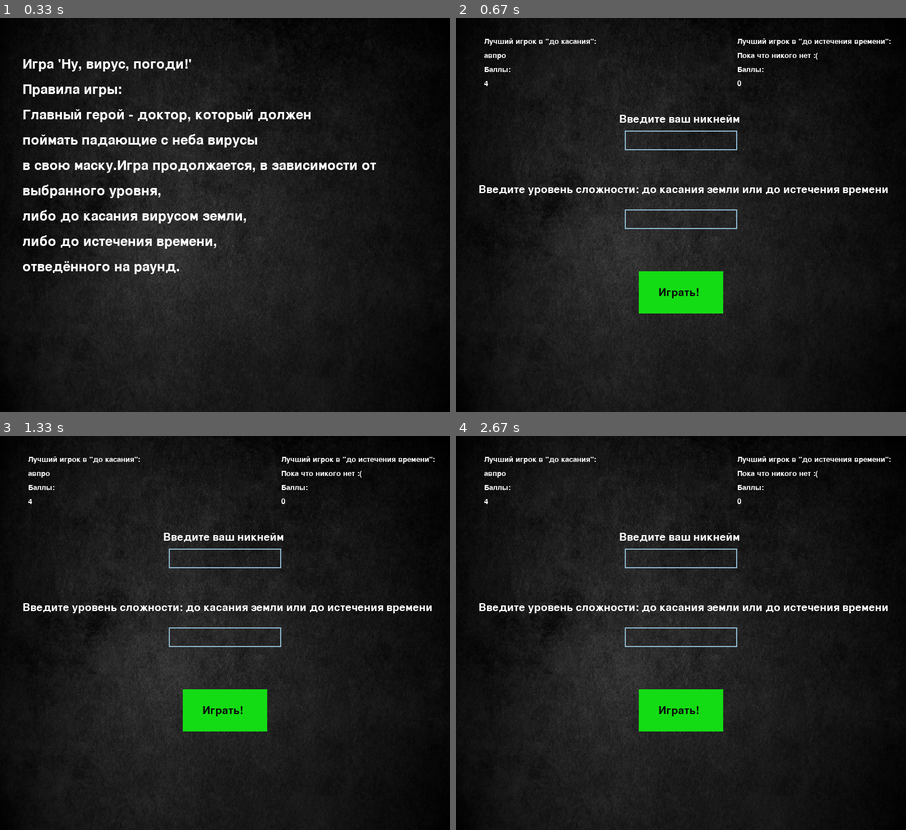
Above: before the commit, frames 1-4 (two rows, left to right).
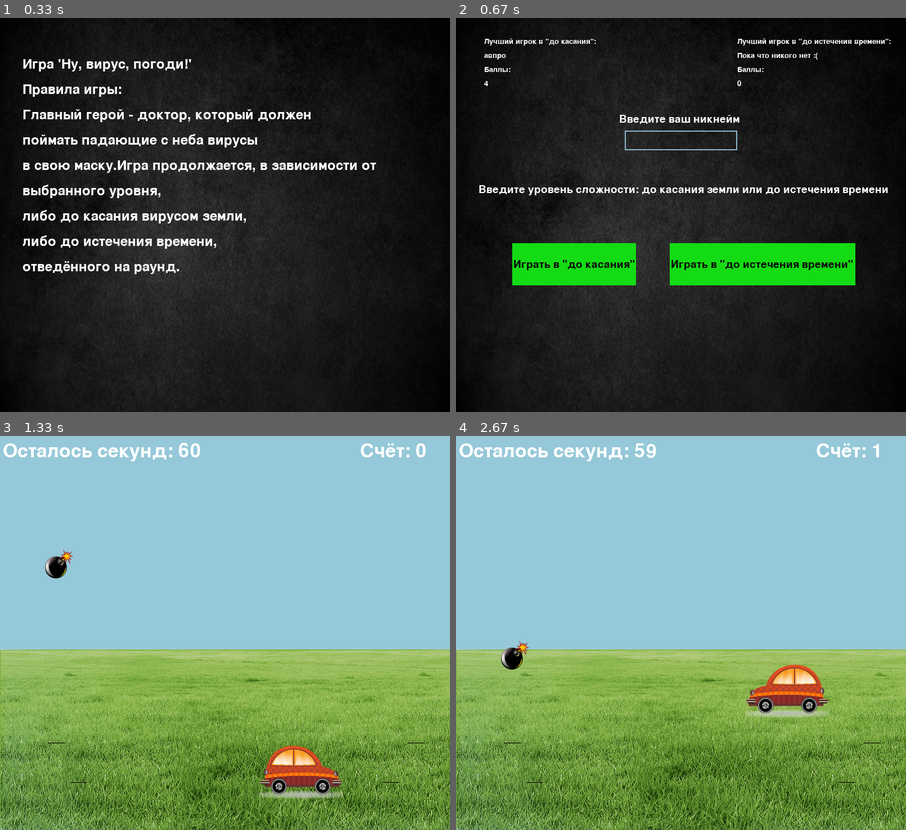
Above: after the commit, the same moments.

Repository: Artpukh/pygame-project
Game: pygame game, started from main.py
The game is run twice, just before and just after one commit, with the same random seed, the same clock (stepped at 60 frames per second) and the same inputs.
Inputs (mouse positions are in pixels of both pictures, inside the frame that each line leads up to):
- Up to frame 1 (0.33 s): no input
- Up to frame 2 (0.67 s): tap Enter at 0.33 s
- Up to frame 3 (1.33 s): click (306, 680) at 0.72 s; hold Right from 1 s (still down)
- Up to frame 4 (2.67 s): release Right at 1.47 s; hold Up 1.55-1.85 s; hold Right 1.88-2.35 s; hold Left from 2.38 s (still down)

Frame 1 is identical in both runs. In frame 2, 8.4% of the frame differs, in the area x 12-89%, y 48-75%; in frame 3, 99%, in the area x 0-100%, y 0-100%; in frame 4, 99%.

Commit message:
commit of 2 buttons

Diff:
--- a/open_2.py
+++ b/open_2.py
@@ -37,11 +37,15 @@
     label_text1 = label_font.render(titles[0], True, (255, 255, 255))
     label_text2 = label_font.render(titles[1], True, (255, 255, 255))
     label_text3 = label_font.render(titles[2], True, (10, 10, 10))
+    label_text4 = label_font.render(titles[3], True, (10, 10, 10))
     screen.blit(label_text1, coords[0])
     screen.blit(label_text2, coords[1])
-    screen.blit(surf, coords[2])
-    surf.fill((20, 220, 20))
-    surf.blit(label_text3, coords[3])
+    screen.blit(surf[0], coords[2])
+    screen.blit(surf[1], coords[3])
+    surf[0].fill((20, 220, 20))
+    surf[1].fill((20, 220, 20))
+    surf[0].blit(label_text3, coords[4])
+    surf[1].blit(label_text4, coords[4])
 
 
 def bestlb_tch(spis):
@@ -93,15 +97,13 @@
 
 
 class InputBox:
-    def __init__(self, x, y, w, h, text='', lev=False):
+    def __init__(self, x, y, w, h, text=''):
         self.rect = pygame.Rect(x, y, w, h)
         self.color = color_inactive
         self.text = text
         self.txt_surface = shrift.render(text, True, self.color)
         self.active = False
-        self.lev = lev
         self.nick = ''
-        self.level = ''
 
     def handle_event(self, event):
         if event.type == pygame.MOUSEBUTTONDOWN:
@@ -112,10 +114,8 @@
             self.color = color_active if self.active else color_inactive
         if event.type == pygame.KEYDOWN:
             if self.active:
-                if event.key == pygame.K_RETURN and not self.lev:
+                if event.key == pygame.K_RETURN:
                     self.nick = self.text
-                elif event.key == pygame.K_RETURN and self.lev:
-                    self.level = self.text
                 elif event.key == pygame.K_BACKSPACE:
                     self.text = self.text[:-1]
                 else:
@@ -123,58 +123,62 @@
                 self.txt_surface = shrift.render(self.text, True, self.color)
 
     def update(self):
-        width = max(200, self.txt_surface.get_width()+10)
+        width = max(200, self.txt_surface.get_width() + 10)
         self.rect.w = width
 
     def draw(self, screen):
-        screen.blit(self.txt_surface, (self.rect.x+5, self.rect.y+5))
+        screen.blit(self.txt_surface, (self.rect.x + 5, self.rect.y+5))
         pygame.draw.rect(screen, self.color, self.rect, 2)
 
     def nick_and_lvl(self):
-        return [self.nick, self.level]
+        return self.nick
 
 
-def main_prog(rect, boxes, *args):
-    if args and args[0].type == pygame.MOUSEBUTTONDOWN and rect.collidepoint(args[0].pos):
-        sp = []
-        for i in range(len(boxes)):
-            sp.append(boxes[i].nick_and_lvl()[i])
-        return sp
+def main_prog(rect, box, *args):
+    if args and args[0].type == pygame.MOUSEBUTTONDOWN:
+        if rect[0].collidepoint(args[0].pos):
+            sp = []
+            sp.append(box.nick_and_lvl())
+            sp.append('до касания земли')
+            return sp
+        if rect[1].collidepoint(args[0].pos):
+            sp = []
+            sp.append(box.nick_and_lvl())
+            sp.append('до истечения времени')
+            print(sp)
+            return sp
 
 
 def main(screen):
-    bt_surf = pygame.Surface((150, 75))
-    labels_cord_sp = [(290, 170), (40, 295), (325, 450), (35, 28)]
+    bt1_surf = pygame.Surface((220, 75))
+    bt2_surf = pygame.Surface((330, 75))
+    surfaces = [bt1_surf, bt2_surf]
+    labels_cord_sp = [(290, 170), (40, 295), (100, 400), (380, 400), (2, 28)]
     labels_ttl_sp = ['Введите ваш никнейм', 'Введите уровень сложности: до касания земли или до истечения времени',
-                     'Играть!']
-    labels(labels_ttl_sp, labels_cord_sp, bt_surf)
+                     'Играть в "до касания"', 'Играть в "до истечения времени"']
+    labels(labels_ttl_sp, labels_cord_sp, surfaces)
     touching = thebest_tch()
     timing = thebest_time()
     clock = pygame.time.Clock()
-    input_box1 = InputBox(300, 200, 140, 35)
-    input_box2 = InputBox(300, 340, 140, 35, lev=True)
-    input_boxes = [input_box1, input_box2]
+    input_box = InputBox(300, 200, 140, 35)
     run = True
     while run:
         for event in pygame.event.get():
             if event.type == pygame.QUIT:
                 run = False
             if event.type == pygame.MOUSEBUTTONDOWN:
-                main_prog(pygame.Rect(325, 450, 150, 75), input_boxes, event)
-                if main_prog(pygame.Rect(325, 450, 150, 75), input_boxes, event):
-                    return main_prog(pygame.Rect(325, 450, 150, 75), input_boxes, event)
-            for box in input_boxes:
-                box.handle_event(event)
+                main_prog([pygame.Rect(100, 400, 220, 75), pygame.Rect(380, 400, 330, 75)], input_box, event)
+                if main_prog([pygame.Rect(100, 400, 220, 75), pygame.Rect(380, 400, 330, 75)], input_box, event):
+                    return main_prog([pygame.Rect(100, 400, 220, 75), pygame.Rect(380, 400, 330, 75)], input_box, event)
 
-        for i in input_boxes:
-            i.update()
+            input_box.handle_event(event)
 
-        labels(labels_ttl_sp, labels_cord_sp, bt_surf)
+        input_box.update()
+
+        labels(labels_ttl_sp, labels_cord_sp, surfaces)
         bestlb_tch(touching)
         bestlb_time(timing)
-        for i in input_boxes:
-            i.draw(screen)
+        input_box.draw(screen)
 
         pygame.display.flip()
         clock.tick(30)
- # pygame.Rect(325, 450, 150, 75)
